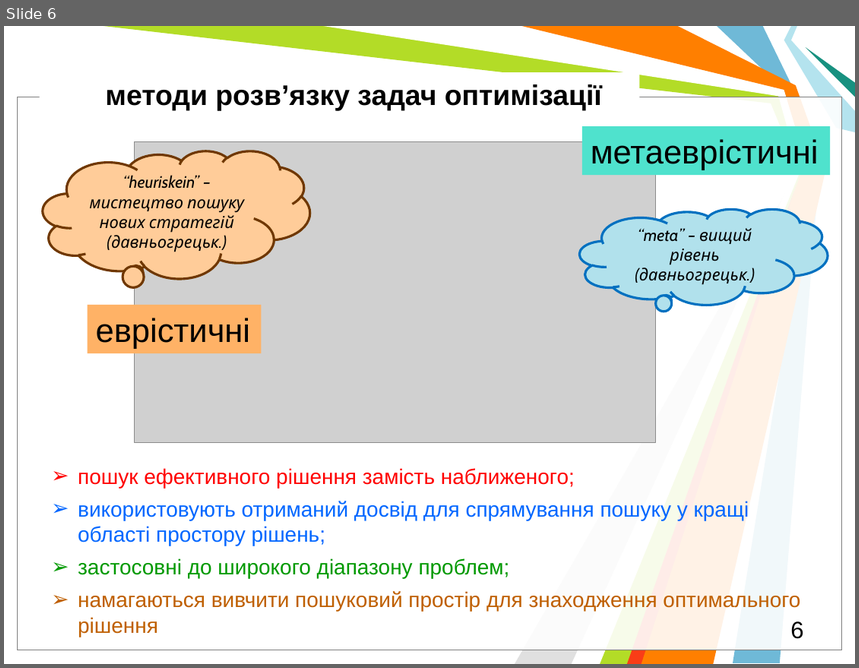
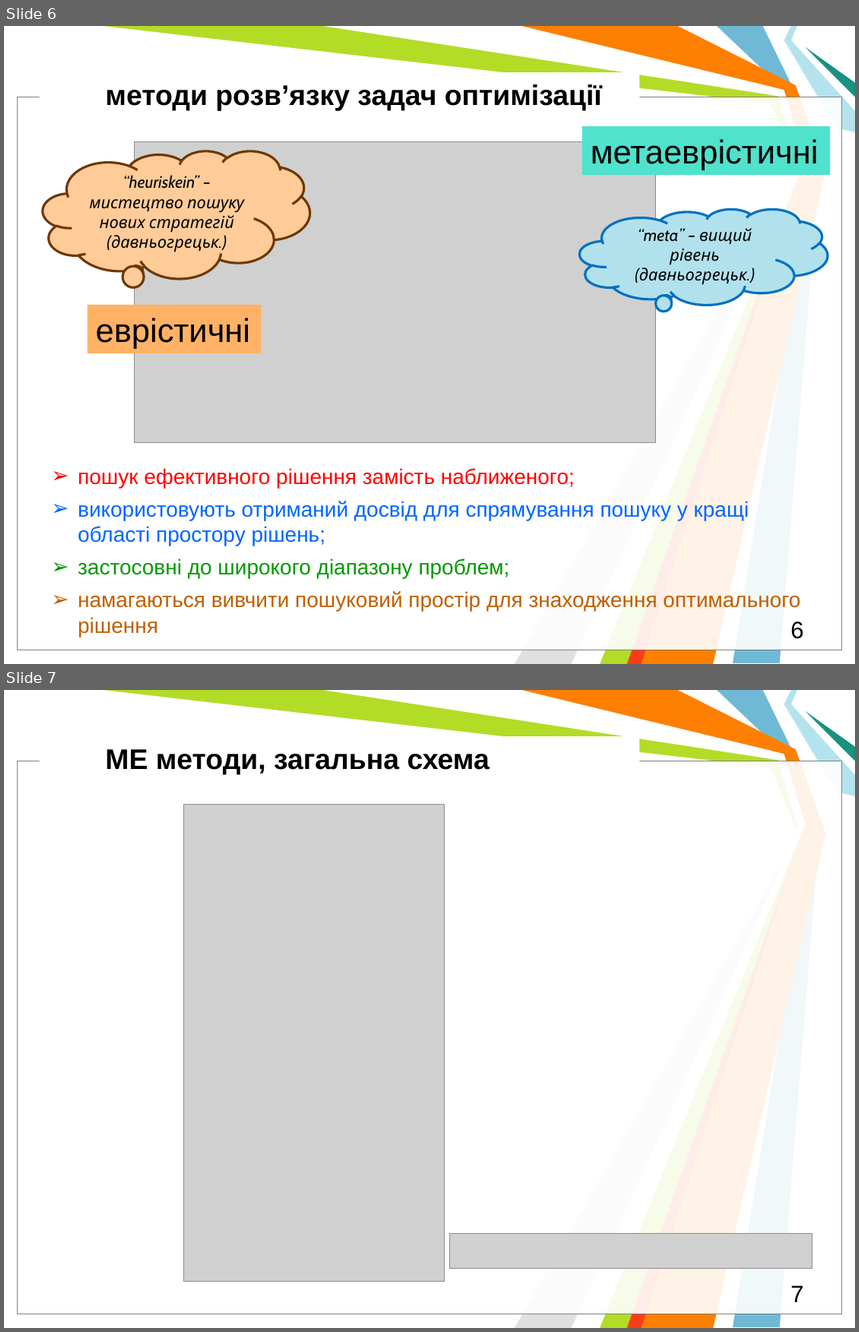
Before and after one commit to l432/NMK, a slide deck: Lecture/DAAD/DAAD_MetaH.pptm. Shown one above the other, each under a label of ours: slide 6 before the commit, slides 6 and 7 after it. The pictures are 859x668 and 859x1332 pixels, drawn with LibreOffice and Linux fonts; fonts in the diff are those of the drawing; grey boxes stand for pictures; background and template pictures are left out. Boxes give left, top, right and bottom in pixels: in the first picture for what was removed or moved away, otherwise in the second. Text is boxed around its words. In the diff, an @@ line names an element or a change of style, - is before the commit and + after.

```diff
--- a/Lecture/DAAD/DAAD_MetaH.pptm
+++ b/Lecture/DAAD/DAAD_MetaH.pptm
@@ slide 7 added at [4, 690, 855, 1328], background #FFFFFF; not listed: 11 template elements that a slide beside it also shows @@
@@ text added at [105, 749, 490, 774], 24 pt, text #000000, bold @@
+МЕ методи, загальна схема
@@ picture added at [183, 804, 444, 1281] @@
@@ picture added at [450, 1234, 813, 1269] @@
@@ page number added at [791, 1286, 804, 1303], 20 pt, text #000000 @@
+7
```
Also in this commit, not shown: 2 slides changed, 6 other slides added, 2 slides removed, 3 other files.
